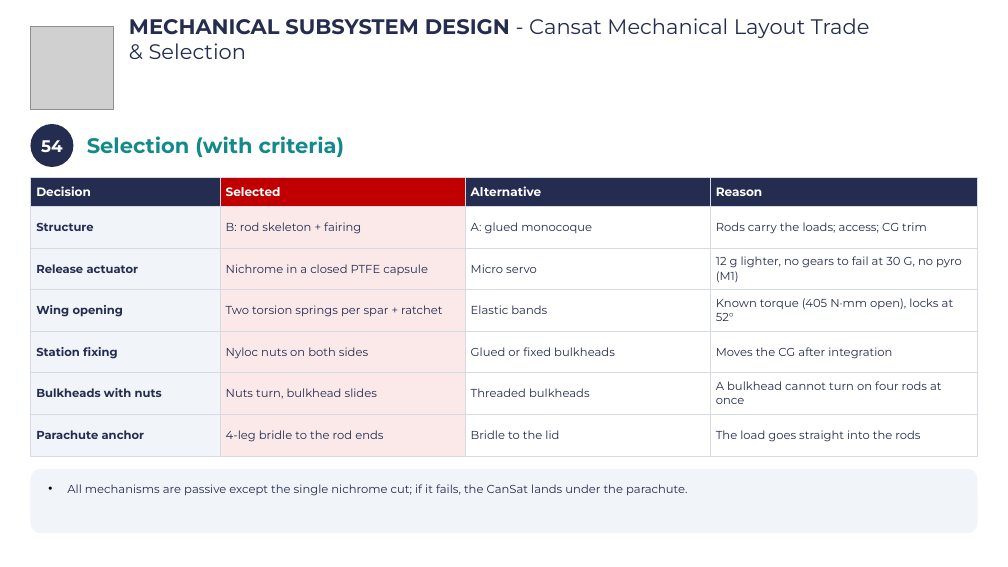
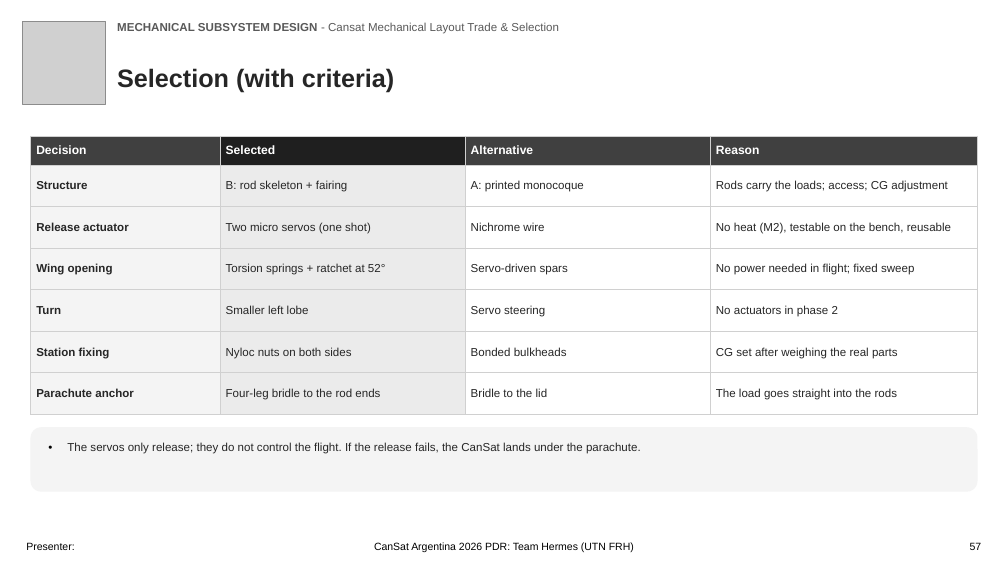
Before and after one commit to Caetano18/proyecto, a slide deck: slide 57 of cansat_pdr/laminas_plantilla/CanSat_PDR_Hermes_completo.pptx. Drawn at 1008x567 pixels with LibreOffice and Linux fonts; fonts in the diff are those of the drawing; grey boxes stand for pictures; background and template pictures are left out. Boxes give left, top, right and bottom in pixels: in the first picture for what was removed or moved away, otherwise in the second. Text is boxed around its words. In the diff, an @@ line names an element or a change of style, - is before the commit and + after.

```diff
--- a/cansat_pdr/laminas_plantilla/CanSat_PDR_Hermes_completo.pptx
+++ b/cansat_pdr/laminas_plantilla/CanSat_PDR_Hermes_completo.pptx
@@ picture: place and size @@
-picture at [30, 26, 113, 109]
+picture at [23, 21, 106, 104]
@@ text "MECHANICAL SUBSYSTEM DESIGN - Cansat ...": place and size @@
-text "MECHANICAL SUBSYSTEM DESIGN - Cansat ..." at [129, 18, 870, 59]
+text "MECHANICAL SUBSYSTEM DESIGN - Cansat ..." at [117, 22, 559, 34]
@@ text "MECHANICAL SUBSYSTEM DESIGN - Cansat ..." at [117, 22, 559, 34]: size 20 to 11 pt, font Montserrat to Arial, text colour #242C4F to #595959 @@
@@ text "Selection (with criteria)": place and size @@
-text "Selection (with criteria)" at [87, 136, 345, 157]
+text "Selection (with criteria)" at [117, 68, 394, 92]
@@ text "Selection (with criteria)" at [117, 68, 394, 92]: size 20 to 24 pt, font Montserrat to Arial, text colour #138A8A to #262626 @@
@@ table at [30, 136, 978, 414] @@
-row 2, column 3: A: glued monocoque
+row 2, column 3: A: printed monocoque
-row 2, column 4: Rods carry the loads; access; CG trim
+row 2, column 4: Rods carry the loads; access; CG adjustment
-row 3: Release actuator | Nichrome in a closed PTFE capsule | Micro servo | 12 g lighter, no gears to fail at 30 G, no pyro (M1)
+row 3: Release actuator | Two micro servos (one shot) | Nichrome wire | No heat (M2), testable on the bench, reusable
-row 4: Wing opening | Two torsion springs per spar + ratchet | Elastic bands | Known torque (405 N·mm open), locks at 52°
+row 4: Wing opening | Torsion springs + ratchet at 52° | Servo-driven spars | No power needed in flight; fixed sweep
-row 5: Station fixing | Nyloc nuts on both sides | Glued or fixed bulkheads | Moves the CG after integration
+row 5: Turn | Smaller left lobe | Servo steering | No actuators in phase 2
-row 6: Bulkheads with nuts | Nuts turn, bulkhead slides | Threaded bulkheads | A bulkhead cannot turn on four rods at once
+row 6: Station fixing | Nyloc nuts on both sides | Bonded bulkheads | CG set after weighing the real parts
-row 7, column 2: 4-leg bridle to the rod ends
+row 7, column 2: Four-leg bridle to the rod ends
@@ fill #242C4F to #404040 in 3 cells @@
@@ fill #C00000 to #1F1F1F in row 1, column 2 @@
@@ fill #F1F4F9 to #F4F4F4 in 6 cells @@
@@ fill #FBE9E9 to #EBEBEB in 6 cells @@
@@ font Montserrat to Arial in "Decision", "Selected", "Alternative", "Reason" and 7 more places @@
@@ text colour #242C4F to #262626 in "Structure", "B: rod skeleton + fairing", "Release actuator", "Wing opening" and 3 more places @@
@@ borders changed @@
@@ table: place and size @@
-table at [30, 178, 978, 456]
+table at [30, 136, 978, 414]
@@ ellipse removed at [30, 124, 73, 167] @@
-54
@@ rounded rectangle "The servos only release; they ...": place and size @@
-rounded rectangle "The servos only release; they ..." at [30, 469, 978, 533]
+rounded rectangle "The servos only release; they ..." at [30, 427, 978, 492]
@@ rounded rectangle "The servos only release; they ..." at [30, 427, 978, 492]: fill #F1F4F9 to #F4F4F4 @@
@@ text in rounded rectangle at [67, 442, 641, 454]: text changed; font Montserrat to Arial; text colour #242C4F to #262626 @@
-• All mechanisms are passive except the single nichrome cut; if it fails, the CanSat lands under the parachute.
+• The servos only release; they do not control the flight. If the release fails, the CanSat lands under the parachute.
@@ text added at [26, 542, 74, 550], 10 pt, text #000000 @@
+Presenter:
@@ text added at [374, 542, 634, 552], 10 pt, text #000000 @@
+CanSat Argentina 2026 PDR: Team Hermes (UTN FRH)
@@ text added at [970, 542, 982, 550], 10 pt, text #000000 @@
+57
```
Also in this commit, not shown: 105 other slides changed, 42 other files.
